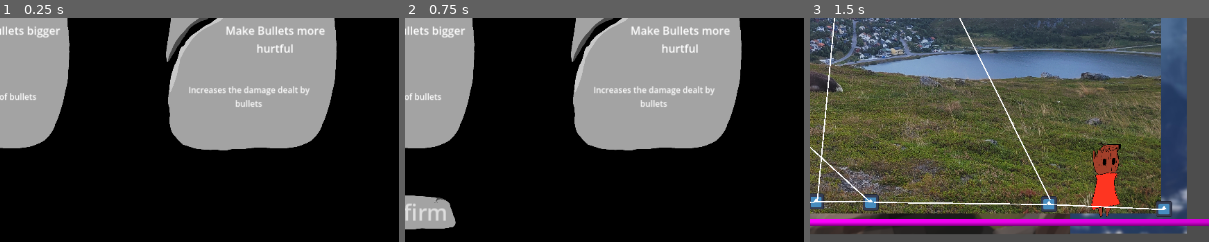
Above: before the commit, frames 1-3 (left to right).
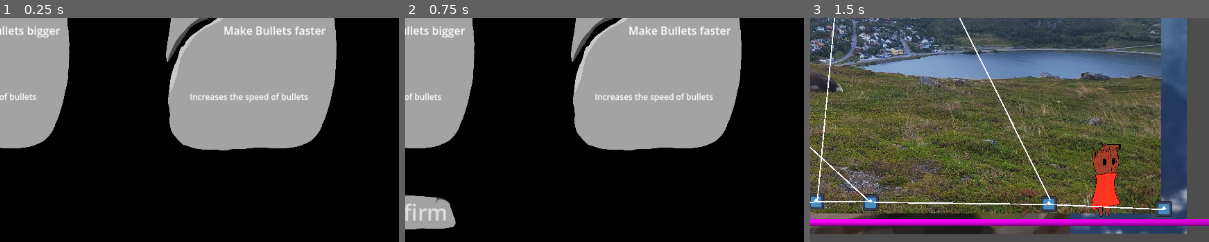
Above: after the commit, the same moments.

Repository: Q1-Studios/TreeVolution
Game: Godot game, scene res://src/scenes/map.tscn
Same seed, same stepped clock (60 frames per second), same inputs: the game is played once before the commit and once after it. The engine's default icon, where the game draws it, is replaced by a stand-in: a white triangle on a blue panel in a dark square.
Inputs (mouse positions are % of the whole screen's width and height, from its top left):
- Up to frame 1 (0.25 s): no input
- Up to frame 2 (0.75 s): click (17, 53) at 0.5 s
- Up to frame 3 (1.5 s): click "Confirm" at 1.25 s
The pictures show only the part of the screen within x 50-100%, y 36-86%; the shares and areas given below are measured in that part.

The runs differ from the first frame. In frame 1, 1.7% of the frame differs, in the area x 47-82%, y 3-40%; in frame 2, 1.7%; in frame 3, nothing differs.

Commit message:
Delete bullets after at most 3 seconds to prevent kicking the FPS in the shitter

Diff:
--- a/src/scenes/bullet.tscn
+++ b/src/scenes/bullet.tscn
@@ -25,4 +25,8 @@
 scale = Vector2(0.05763472, 0.057634715)
 texture = ExtResource("2_a4mbi")
 
+[node name="DespawnTimer" type="Timer" parent="." unique_id=20847588]
+wait_time = 3.0
+
 [connection signal="body_entered" from="." to="." method="_on_body_entered"]
+[connection signal="timeout" from="DespawnTimer" to="." method="_on_despawn_timer_timeout"]
--- a/src/scenes/map.tscn
+++ b/src/scenes/map.tscn
@@ -55,7 +55,7 @@
 scale = Vector2(1.415, 1.415)
 texture = ExtResource("1_edtax")
 
-[node name="Player" parent="." unique_id=1140108763 groups=["Polen"] instance=ExtResource("1_b4rpm")]
+[node name="Player" parent="." unique_id=1140108763 instance=ExtResource("1_b4rpm")]
 position = Vector2(-2976.9998, 727)
 
 [node name="Enemy" parent="." unique_id=699392529 node_paths=PackedStringArray("movement_controller", "animation_player", "gun") instance=ExtResource("5_jcr4r")]
--- a/src/scripts/bullet.gd
+++ b/src/scripts/bullet.gd
@@ -1,4 +1,6 @@
 extends RigidBody2D
+
+@onready var despawn_timer: Timer = $DespawnTimer
 
 var fired = false
 var bounce_amount: int = 1
@@ -34,25 +36,35 @@
 			bounce_amount = bounce_amount - 1
 		else:
 			# if collision with player, remove the bullet
-			queue_free()
+			delete()
 			return
 
 	# if bounce amount is hit, remove child from tree
 	if bounce_amount <= 0:
-		queue_free()
+		delete()
 		return
+
+func delete() -> void:
+	if is_queued_for_deletion():
+		return
+	queue_free()
 
 # Called when the node enters the scene tree for the first time.
 func _ready() -> void:
 	max_contacts_reported = 1
 	contact_monitor = true
 	update_size()
+	despawn_timer.start()
 	pass # Replace with function body.
 
 # Called every frame. 'delta' is the elapsed time since the previous frame.
-func _physics_process(delta: float) -> void:
+func _physics_process(_delta: float) -> void:
 	if is_queued_for_deletion():
 		return
 
 	update_size()
 	check_for_collision()
+
+
+func _on_despawn_timer_timeout() -> void:
+	delete()
--- a/src/scripts/game_controller.gd
+++ b/src/scripts/game_controller.gd
@@ -10,23 +10,39 @@
 func _ready() -> void:
 	player_spawn = player.global_position
 	enemy_spawn = enemy.global_position
-	evolution_select.display()
-	enemy.set_enabled(false)
-	player.set_enabled(false)
+	display_evolution_select()
 
 func _process(_delta: float) -> void:
 	pass
 
+func display_evolution_select() -> void:
+	enemy.set_enabled(false)
+	player.set_enabled(false)
+	evolution_select.init_evolution_boxes()
+	evolution_select.display()
+
 func reset_game() -> void:
 	player.reset()
 	enemy.reset()
+
+	# remove active bullets and Polen
+	remove_nodes_of_group("bullets")
+	remove_nodes_of_group("Polen")
+
 	player.global_position = player_spawn
 	enemy.global_position = enemy_spawn
+
+func remove_nodes_of_group(group_name: String) -> void:
+	var nodes: Array[Node] = get_tree().get_nodes_in_group(group_name);
+	print("Removing %s nodes in group %s" % [str(nodes.size()), group_name])
+	for node in nodes:
+		if !node.is_queued_for_deletion():
+			node.queue_free()
 
 func _on_player_die(_character: Character) -> void:
 	print("Player died")
 	reset_game()
-	evolution_select.display()
+	display_evolution_select()
 
 
 func _on_enemy_die(_character: Character) -> void:
